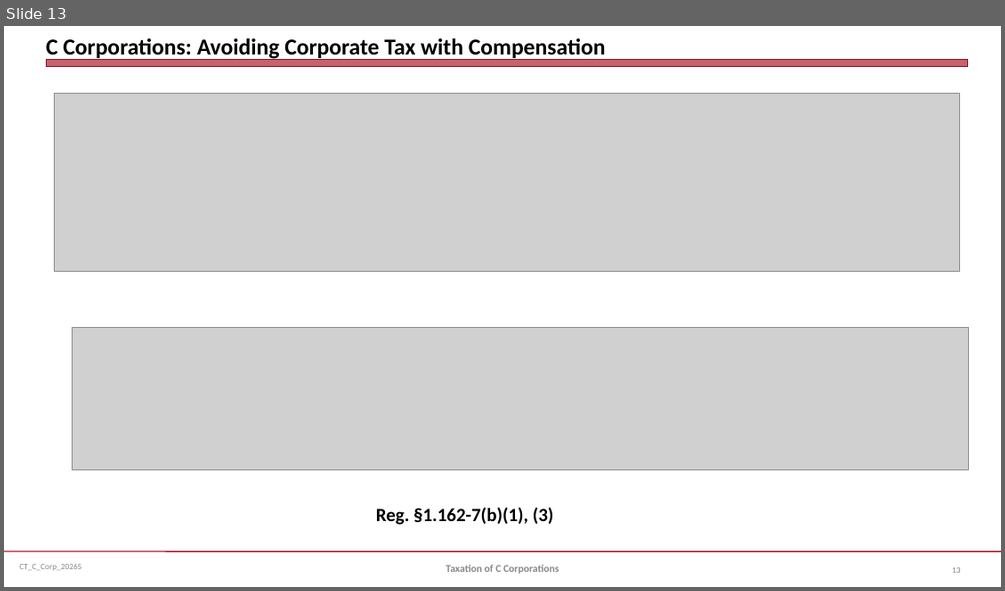
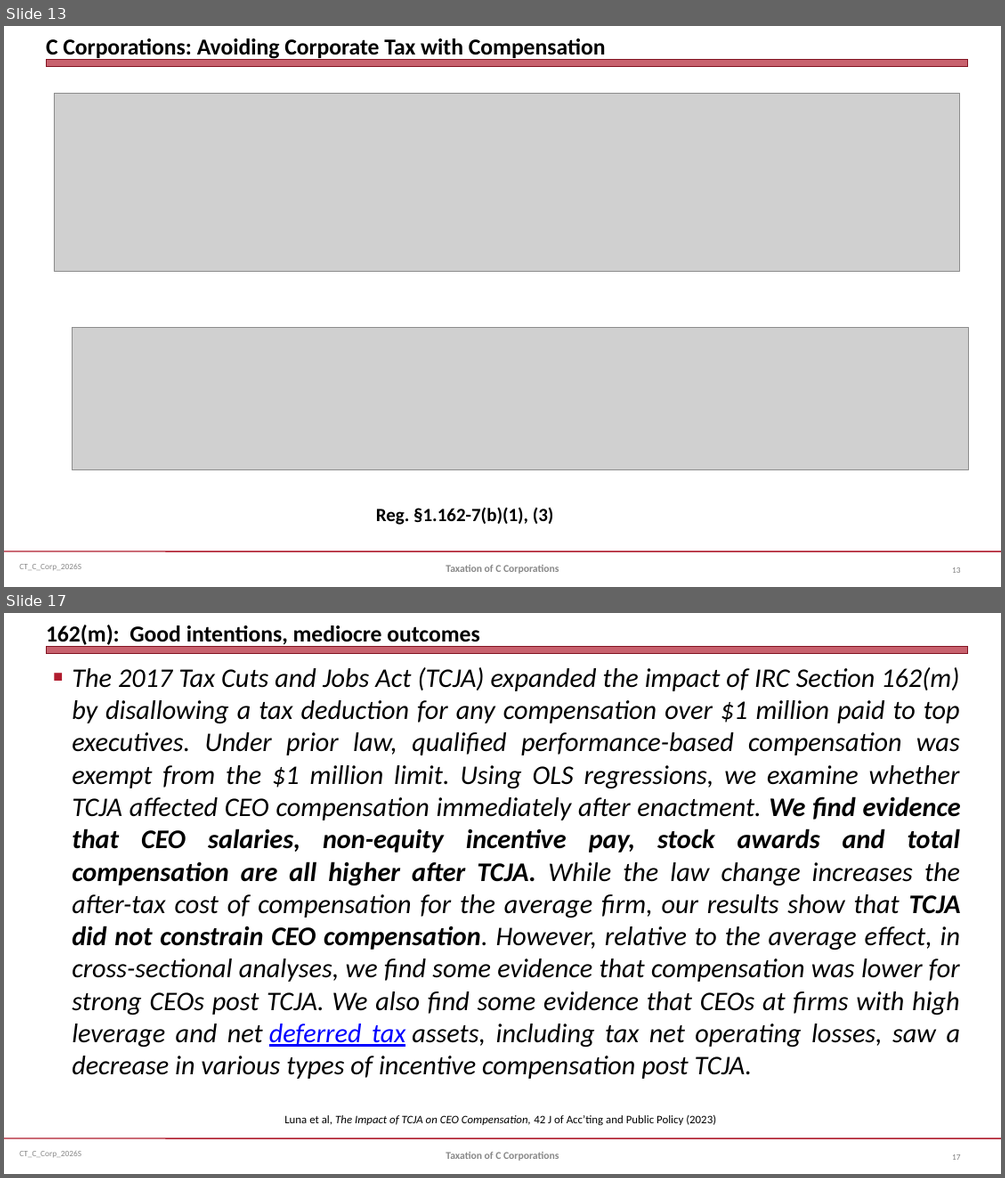
Before and after one commit to jmc877/Corporate-Tax, a slide deck: slides/CT_C_Corp_2026S.pptx. Shown one above the other, each under a label of ours: slide 13 before the commit, slides 13 and 17 after it; the slides between them are not shown. The pictures are 1005x591 and 1005x1178 pixels, drawn with LibreOffice and Linux fonts; fonts in the diff are those of the drawing; grey boxes stand for pictures. Boxes give left, top, right and bottom in pixels: in the first picture for what was removed or moved away, otherwise in the second. Text is boxed around its words. In the diff, an @@ line names an element or a change of style, - is before the commit and + after.

```diff
--- a/slides/CT_C_Corp_2026S.pptx
+++ b/slides/CT_C_Corp_2026S.pptx
@@ slide 17 added at (4,613,1001,1174), background #FFFFFF; not listed: 3 template elements that a slide beside it also shows @@
@@ title added at (46,625,479,647), 22 pt, text #000000, bold @@
+162(m): Good intentions, mediocre outcomes
@@ text added at (72,667,961,1078), 25.9 pt, text #000000, italic @@
+■ The 2017 Tax Cuts and Jobs Act (TCJA) expanded the impact of IRC Section 162(m) by disallowing a tax deduction for any compensation over $1 million paid to top executives. Under prior law, qualified performance-based compensation was exempt from the $1 million limit. Using OLS regressions, we examine whether TCJA affected CEO compensation immediately after enactment. We find evidence that CEO salaries, non-equity incentive pay, stock awards and total compensation are all higher after TCJA. While the law change increases the after-tax cost of compensation for the average firm, our results show that TCJA did not constrain CEO compensation. However, relative to the average effect, in cross-sectional analyses, we find some evidence that compensation was lower for strong CEOs post TCJA. We also find some evidence that CEOs at firms with high leverage and net deferred tax assets, including tax net operating losses, saw a decrease in various types of incentive compensation post TCJA.
@@ text added at (284,1114,716,1125), 11 pt, text #000000 @@
+Luna et al, The Impact of TCJA on CEO Compensation, 42 J of Acc’ting and Public Policy (2023)
@@ text added at (445,1151,558,1160), 10 pt, text #898989, bold @@
+Taxation of C Corporations
@@ page number added at (952,1154,960,1159), 8 pt, text #808080 @@
+17
```
Also in this commit, not shown: 19 slides changed, 1 slide removed, 2 other files.
